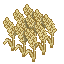
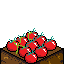
Two versions of the same layered image (64px x 64px). Layer-by-layer changes:
added layer "line #1" above "line" over [13, 32, 32, 54]
added layer "line" above "color2" over [6, 28, 57, 64]
hid "color2" over [3, 4, 57, 62]
showed "podglad" over [0, 33, 64, 64]
